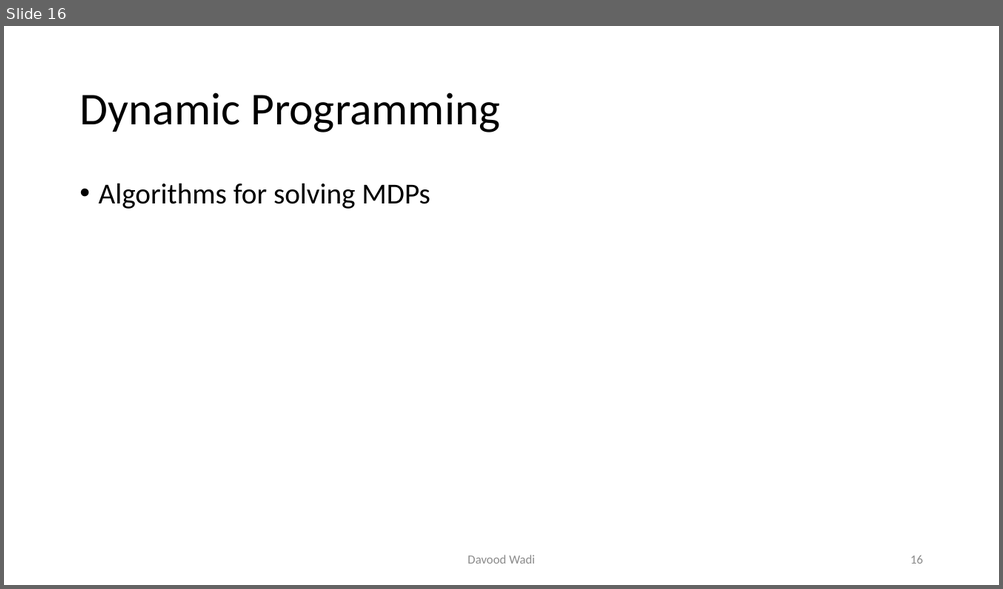
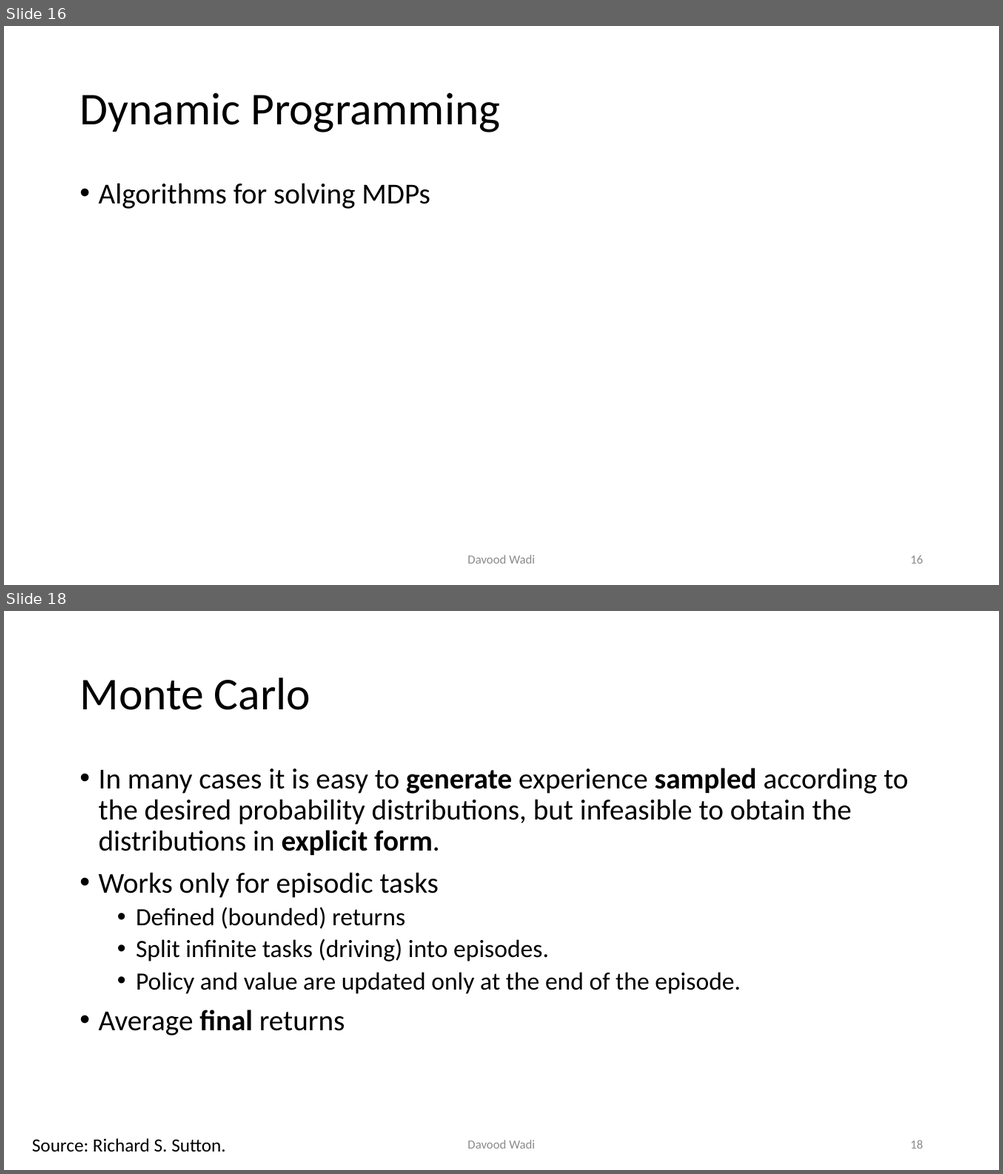
Before and after one commit to davoodwadi/davoodwadi.github.io, a slide deck: RL/RL1_slides.pptx. Shown one above the other, each under a label of ours: slide 16 before the commit, slides 16 and 18 after it; the slides between them are not shown. The pictures are 1003x589 and 1003x1174 pixels, drawn with LibreOffice and Linux fonts; fonts in the diff are those of the drawing; background and template pictures are left out. Boxes give left, top, right and bottom in pixels: in the first picture for what was removed or moved away, otherwise in the second. Text is boxed around its words. In the diff, an @@ line names an element or a change of style, - is before the commit and + after.

```diff
--- a/RL/RL1_slides.pptx
+++ b/RL/RL1_slides.pptx
@@ slide 18 added at [4, 611, 999, 1170], background #FFFFFF @@
@@ title added at [79, 678, 310, 710], 44 pt, text #000000 @@
+Monte Carlo
@@ text added at [99, 768, 908, 1036], 28 pt, text #000000 @@
+• In many cases it is easy to generate experience sampled according to the desired probability distributions, but infeasible to obtain the distributions in explicit form.
+• Works only for episodic tasks
+  • Defined (bounded) returns
+  • Split infinite tasks (driving) into episodes.
+  • Policy and value are updated only at the end of the episode.
+• Average final returns
@@ text added at [32, 1139, 225, 1152], 18 pt, text #000000 @@
+Source: Richard S. Sutton.
@@ text added at [467, 1140, 535, 1149], 12 pt, text #8C8C8C @@
+Davood Wadi
@@ page number added at [910, 1140, 922, 1149], 12 pt, text #8C8C8C @@
+18
```
Also in this commit, not shown: 5 other slides added, 3 other files.
